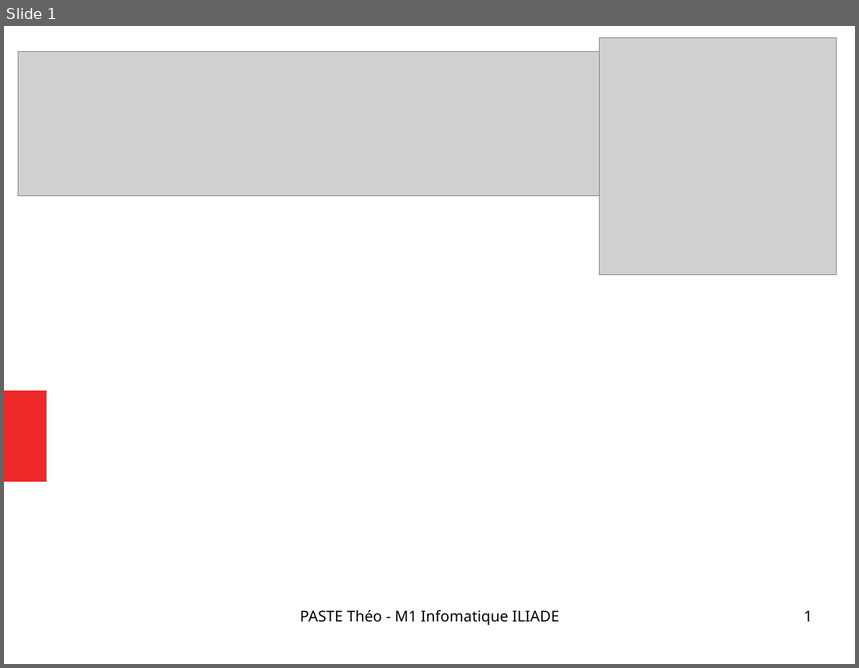
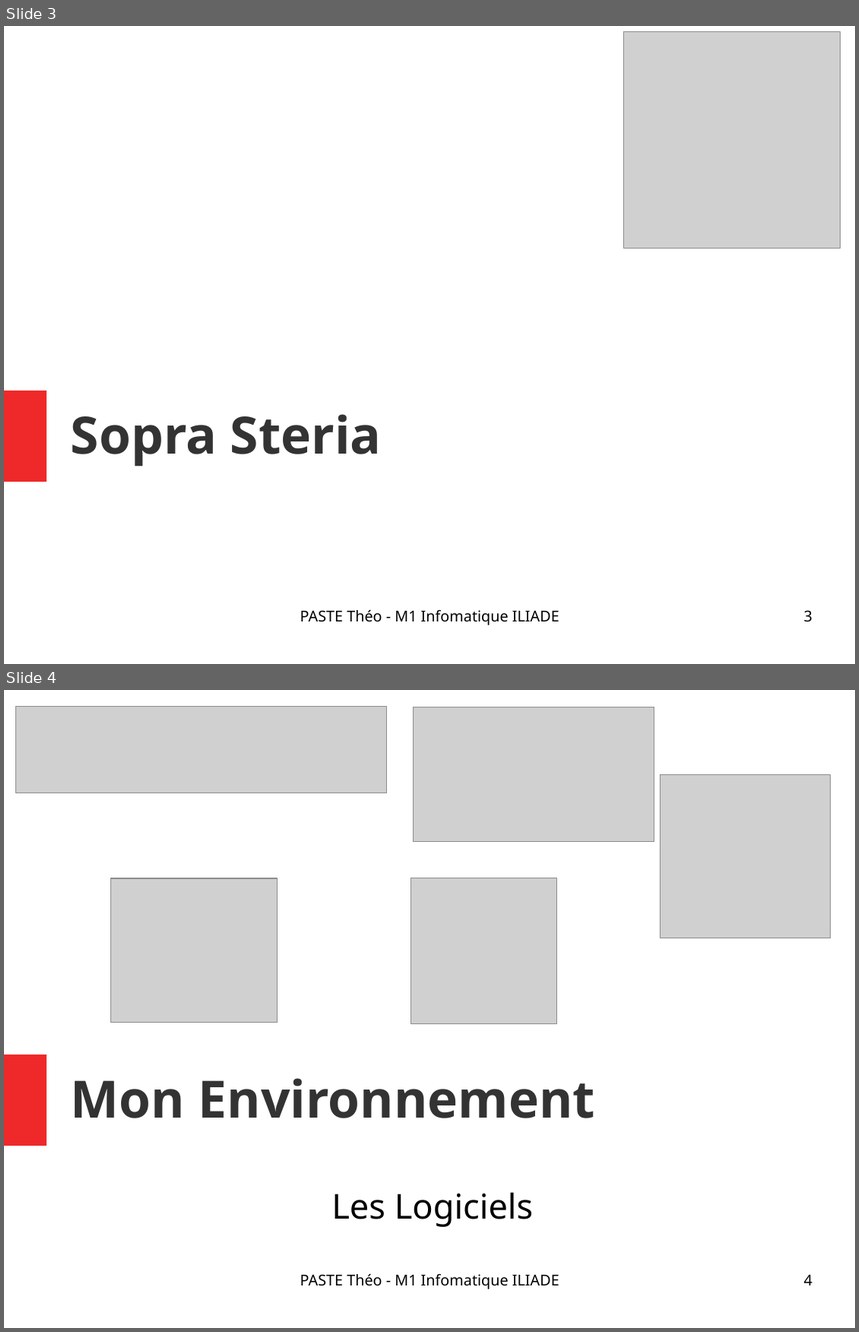
Before and after one commit to Narrateur/Rapport_de_Stage_M1, a slide deck: .gitbook/assets/Presentation_PASTE_Theo.odp. Shown one above the other, each under a label of ours: slide 1 before the commit, slides 3 and 4 after it. The pictures are 859x668 and 859x1332 pixels, drawn with LibreOffice and Linux fonts; fonts in the diff are those of the drawing; grey boxes stand for pictures. Boxes give left, top, right and bottom in pixels: in the first picture for what was removed or moved away, otherwise in the second. Text is boxed around its words. In the diff, an @@ line names an element or a change of style, - is before the commit and + after.

```diff
--- a/.gitbook/assets/Presentation_PASTE_Theo.odp
+++ b/.gitbook/assets/Presentation_PASTE_Theo.odp
@@ slide 4 added at (4, 690, 855, 1328), background #FFFFFF; not listed: 1 template element that a slide beside it also shows @@
@@ picture added at (16, 707, 387, 793) @@
@@ picture added at (414, 707, 655, 842) @@
@@ picture added at (661, 775, 830, 939) @@
@@ picture added at (111, 878, 278, 1022) @@
@@ picture added at (412, 878, 558, 1024) @@
@@ title added at (71, 1078, 595, 1119), 48 pt, text #333333, bold @@
+Mon Environnement
@@ subtitle added at (332, 1192, 533, 1227), 32 pt, text #000000 @@
+Les Logiciels
@@ text added at (300, 1274, 560, 1290), 14 pt, text #000000 @@
+PASTE Théo - M1 Infomatique ILIADE
@@ page number added at (804, 1274, 813, 1286), 14 pt, text #000000 @@
+4
@@ what was slide 1 is now slide 3 @@
@@ slide 3 changed as well @@
@@ picture: place and size @@
-picture at (601, 38, 838, 275)
+picture at (624, 32, 841, 249)
@@ picture removed at (18, 52, 600, 196) @@
@@ title added at (71, 414, 382, 467), 48 pt, text #333333, bold @@
+Sopra Steria
@@ page number at (804, 610, 813, 623): text changed @@
-1
+3
```
Also in this commit, not shown: 2 other slides changed, 6 other slides added, 15 other files.
